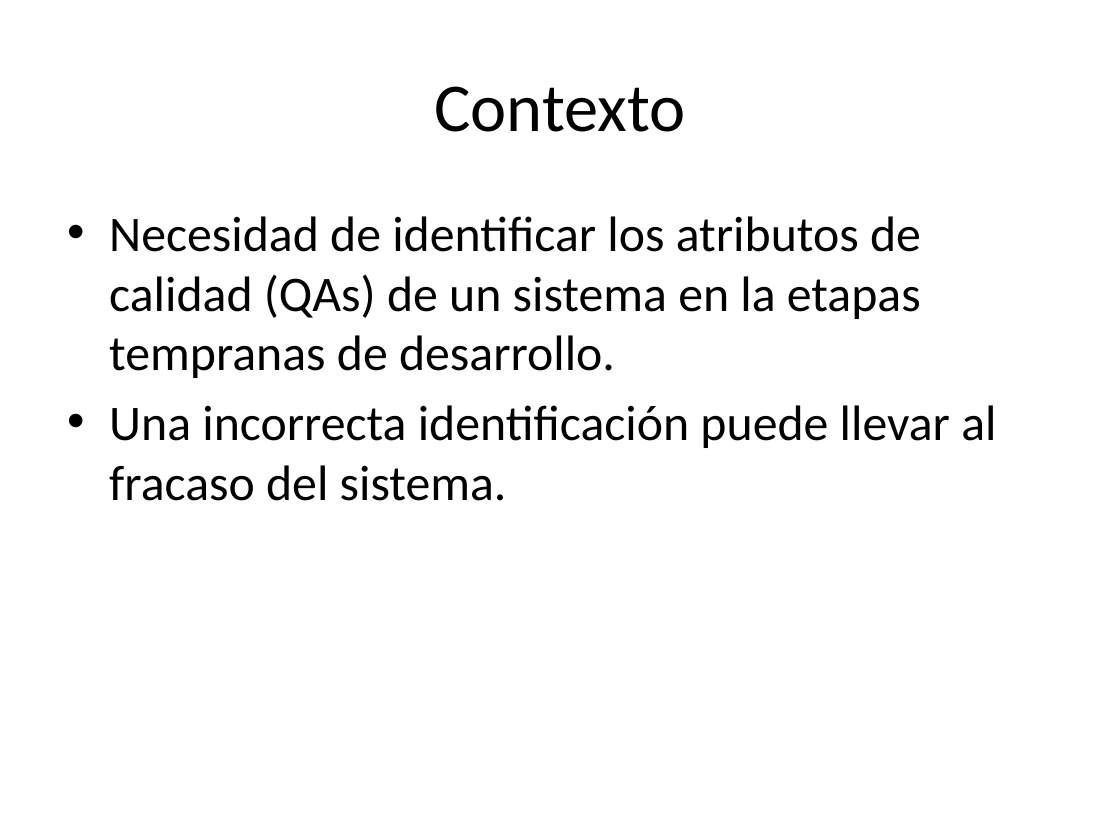
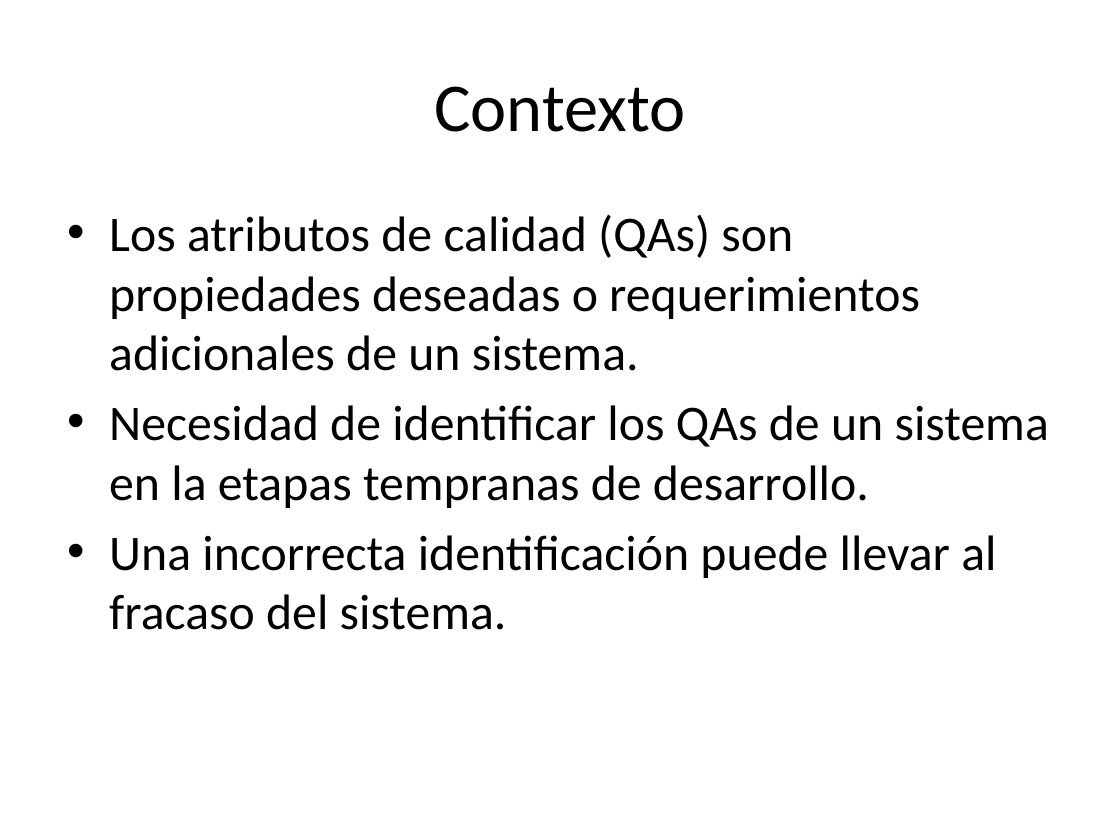
Before and after one commit to alejandrorago/qatesis2, a slide deck: slide 4 of Capitulos Finales/filiminasPeladas.pptx. Drawn at 1120x840 pixels with LibreOffice and Linux fonts; fonts in the diff are those of the drawing. Boxes give left, top, right and bottom in pixels: in the first picture for what was removed or moved away, otherwise in the second. Text is boxed around its words. In the diff, an @@ line names an element or a change of style, - is before the commit and + after.

```diff
--- a/Capitulos Finales/filiminasPeladas.pptx
+++ b/Capitulos Finales/filiminasPeladas.pptx
@@ text at (x1=109, y1=215, x2=1049, y2=508): text changed @@
-• Necesidad de identificar los atributos de calidad (QAs) de un sistema en la etapas tempranas de desarrollo.
+• Los atributos de calidad (QAs) son propiedades deseadas o requerimientos adicionales de un sistema.
+• Necesidad de identificar los QAs de un sistema en la etapas tempranas de desarrollo.
```
Also in this commit, not shown: 4 other slides changed, 12 slides added, 2 slides removed.
